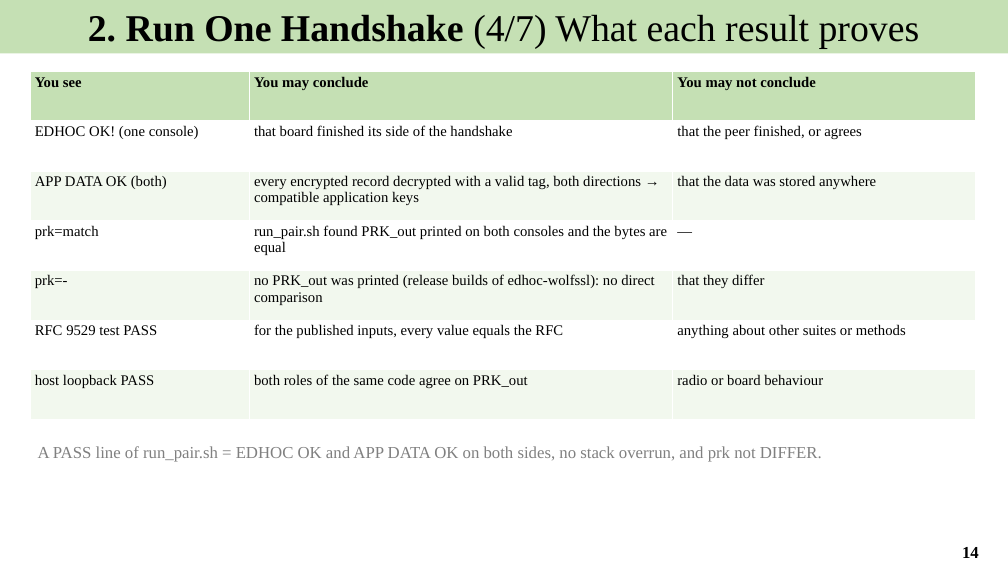
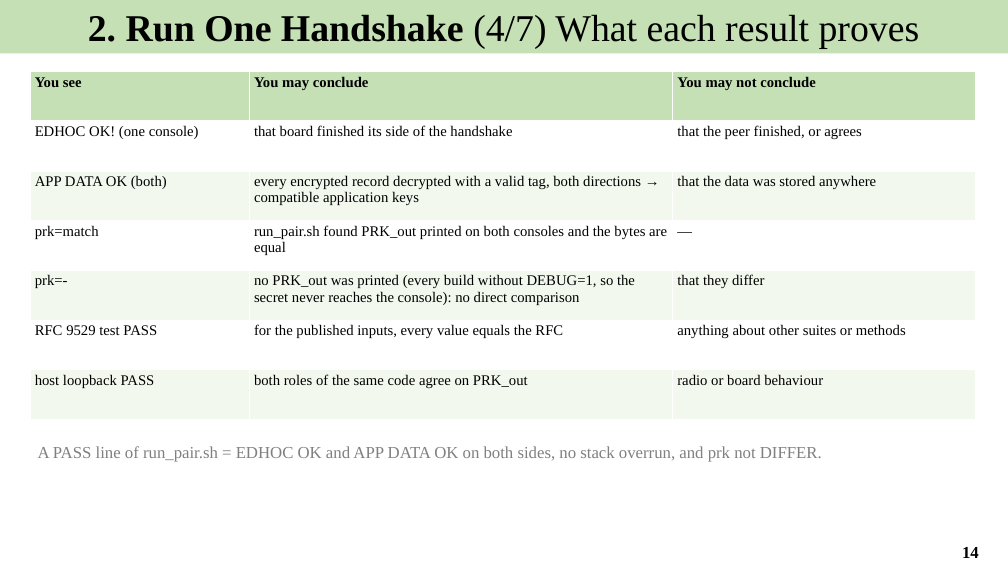
Before and after one commit to Khaiduy/chipyard-edhoc, a slide deck: slide 14 of fpga/sw/export/docs/slides/03_EDHOC_on_two_boards.pptx. Drawn at 1008x567 pixels with LibreOffice and Linux fonts; fonts in the diff are those of the drawing. Boxes give left, top, right and bottom in pixels: in the first picture for what was removed or moved away, otherwise in the second. Text is boxed around its words. In the diff, an @@ line names an element or a change of style, - is before the commit and + after.

Commit message:
fix: print AuthKEM PRK_out only in DEBUG builds; repo setup docs
- edhoc-authkem mains print PRK_out (and its xor) only with DEBUG=1,
  so the session secret no longer reaches the console in normal or
  production builds; run_pair.sh then reports prk=- (prk=match with
  DEBUG=1).
- Root README: EDHOC fork overview, hardware, setup routes A/B.
- Slides: private repository URL and tag edhoc-course-v1; prk=match
  described as a DEBUG=1 result.

```diff
--- a/fpga/sw/export/docs/slides/03_EDHOC_on_two_boards.pptx
+++ b/fpga/sw/export/docs/slides/03_EDHOC_on_two_boards.pptx
@@ table at (x1=30, y1=72, x2=975, y2=420) @@
-row 5, column 2: no PRK_out was printed (release builds of edhoc-wolfssl): no direct comparison
+row 5, column 2: no PRK_out was printed (every build without DEBUG=1, so the secret never reaches the console): no direct comparison
```
Also in this commit, not shown: 17 other files.
